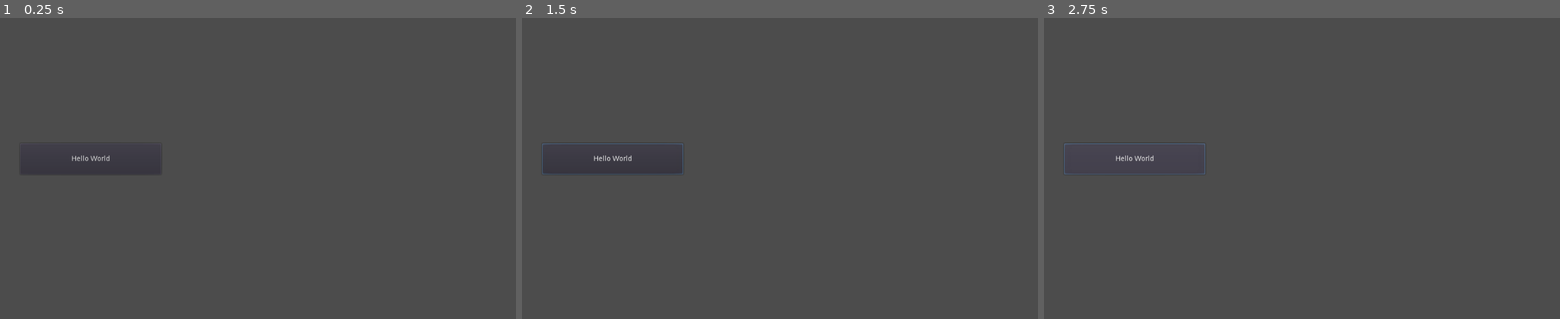
Above: before the commit, frames 1-3 (left to right).
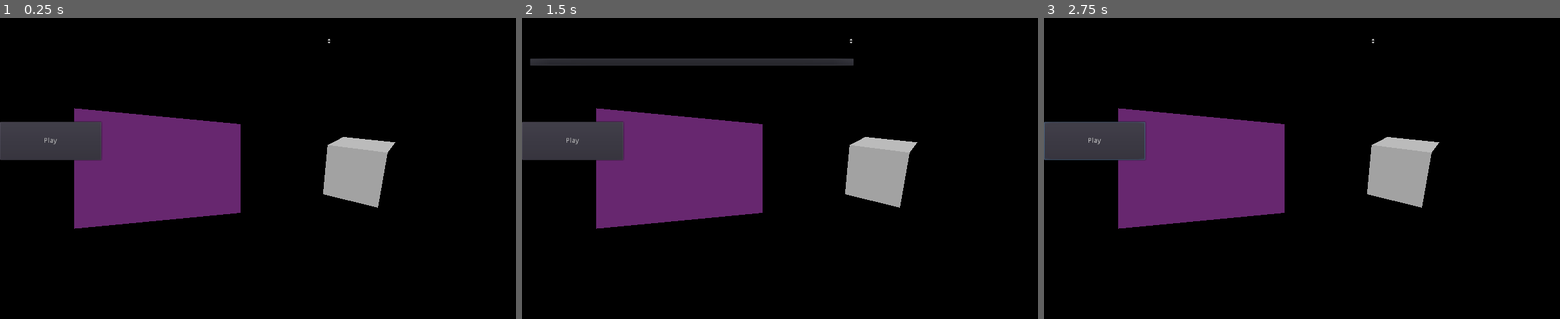
Above: after the commit, the same moments.

Repository: jetomit/godot-uvc-plugin
Game: Godot game, scene res://Main.tscn
Two runs of this game, one before a commit and one after it. Both use one fixed random seed, a clock stepped at 60 frames per second and the inputs below.
Inputs (mouse positions are in pixels of both pictures, inside the frame that each line leads up to):
- Up to frame 1 (0.25 s): no input
- Up to frame 2 (1.5 s): click "Hello World" (after the commit: "Play") at 0.5 s; click (692, 42) at 1.27 s
- Up to frame 3 (2.75 s): click "Hello World" (after the commit: "Play") at 2 s

The runs differ from the first frame. In frame 1, 98% of the frame differs, in the area x 0-100%, y 0-100%; in frame 2, 98%; in frame 3, 98%.
Error after the commit: Invalid call. Nonexistent function 'set_active' in base 'Nil'. (res://main.gd:91)

Commit message:
Hook up signals
Apparently there is just no way to access CameraServer from JNI code.
This implements native stuff as a gdnative plugin instead, and the
Android code just emits connected / disconnected signals.

Diff:
--- a/demo/Main.gd
+++ /dev/null
@@ -1,12 +0,0 @@
-extends Node2D
-
-var hello_world
-
-func _ready():
-	if Engine.has_singleton("Uvc"):
-		hello_world = Engine.get_singleton("Uvc")
-
-
-func _on_Button_pressed():
-	if hello_world:
-		print(hello_world.helloWorld())
--- a/demo/Main.tscn
+++ b/demo/Main.tscn
@@ -1,20 +1,91 @@
-[gd_scene load_steps=2 format=2]
+[gd_scene load_steps=11 format=2]
 
-[ext_resource path="res://Main.gd" type="Script" id=1]
+[ext_resource path="res://main.gd" type="Script" id=1]
+[ext_resource path="res://Fonts/DroidSerif-Regular.ttf" type="DynamicFontData" id=2]
+[ext_resource path="res://YCbCr.shader" type="Shader" id=3]
 
-[node name="Main" type="Node2D"]
+[sub_resource type="Environment" id=1]
+background_mode = 6
+ambient_light_sky_contribution = 0.0
+ssao_blur = 1
+
+[sub_resource type="CubeMesh" id=2]
+
+[sub_resource type="DynamicFont" id=3]
+resource_name = "LargeDroid"
+size = 48
+font_data = ExtResource( 2 )
+
+[sub_resource type="CameraTexture" id=4]
+camera_feed_id = 1
+which_feed = 1
+
+[sub_resource type="CameraTexture" id=5]
+camera_feed_id = 1
+
+[sub_resource type="ShaderMaterial" id=6]
+shader = ExtResource( 3 )
+shader_param/flip_horz = true
+shader_param/flip_vert = false
+shader_param/camera_y = SubResource( 5 )
+shader_param/camera_CbCr = SubResource( 4 )
+
+[sub_resource type="QuadMesh" id=7]
+material = SubResource( 6 )
+size = Vector2( 1.5, 1 )
+
+[node name="Spatial" type="Spatial"]
 script = ExtResource( 1 )
 
+[node name="Camera" type="Camera" parent="."]
+transform = Transform( 1, 0, 0, 0, 1, 0, 0, 0, 1, 0, 0, 1.63313 )
+environment = SubResource( 1 )
+fov = 65.0
+near = 0.1
+
+[node name="DirectionalLight" type="DirectionalLight" parent="."]
+transform = Transform( 0.693434, 0.41782, -0.587006, 0, 0.814697, 0.579886, 0.720521, -0.402113, 0.564939, 0, 1.76843, 0 )
+shadow_bias = 1.0
+directional_shadow_normal_bias = 0.2
+
+[node name="Cube" type="MeshInstance" parent="."]
+transform = Transform( 0.817537, 0, -0.575876, -0.178954, 0.950491, -0.25405, 0.547365, 0.310751, 0.777062, 3.97921, 0, -7.71599 )
+mesh = SubResource( 2 )
+material/0 = null
+
+[node name="FPS" type="Label" parent="."]
+margin_left = 16.0
+margin_top = 86.0
+margin_right = 201.0
+margin_bottom = 143.0
+custom_fonts/font = SubResource( 3 )
+text = "FPS"
+__meta__ = {
+"_edit_use_anchors_": false
+}
+
+[node name="CameraFeeds" type="OptionButton" parent="."]
+margin_left = 13.0
+margin_top = 15.0
+margin_right = 661.0
+margin_bottom = 78.0
+focus_mode = 0
+custom_fonts/font = SubResource( 3 )
+enabled_focus_mode = 0
+flat = true
+
+[node name="MeshInstance" type="MeshInstance" parent="."]
+transform = Transform( 0.88365, 0, 0.468149, 0, 1, 0, -0.468149, 0, 0.88365, -0.860442, 0, -0.678389 )
+mesh = SubResource( 7 )
+material/0 = null
+
 [node name="Button" type="Button" parent="."]
-anchor_top = 0.5
-anchor_right = 1.0
-anchor_bottom = 0.5
-margin_left = 40.0
-margin_top = 250.0
-margin_right = 320.0
-margin_bottom = 312.0
-text = "Hello World"
+margin_top = 207.0
+margin_right = 201.0
+margin_bottom = 283.0
+text = "Play"
 __meta__ = {
-"_edit_use_anchors_": true
+"_edit_use_anchors_": false
 }
+[connection signal="item_selected" from="CameraFeeds" to="." method="_on_CameraFeeds_item_selected"]
 [connection signal="pressed" from="Button" to="." method="_on_Button_pressed"]
--- /dev/null
+++ b/demo/YCbCr.shader
@@ -0,0 +1,32 @@
+shader_type spatial;
+
+uniform sampler2D camera_y;
+uniform sampler2D camera_CbCr;
+
+uniform bool flip_horz = false;
+uniform bool flip_vert = false;
+
+void vertex() {
+	if (flip_horz) {
+		UV.x = 1.0 - UV.x;
+	}
+	if (flip_vert) {
+		UV.y = 1.0 - UV.y;
+	}
+}
+
+void fragment() {
+	vec3 color;
+	color.r = texture(camera_y, UV).r;
+	color.gb = texture(camera_CbCr, UV).rg - vec2(0.5, 0.5);
+
+	// YCbCr -> SRGB conversion
+	// Using BT.709 which is the standard for HDTV
+	color.rgb = mat3(
+						vec3(1.00000, 1.00000, 1.00000),
+						vec3(0.00000, -0.18732, 1.85560),
+						vec3(1.57481, -0.46813, 0.00000)) *
+				color.rgb;
+
+	ALBEDO = color;
+}
--- /dev/null
+++ b/demo/main.gd
@@ -0,0 +1,91 @@
+#extends Node2D
+#
+#var hello_world
+#
+#func _ready():
+#	if Engine.has_singleton("Uvc"):
+#		hello_world = Engine.get_singleton("Uvc")
+#
+#
+#func _on_Button_pressed():
+#	if hello_world:
+#		print(hello_world.helloWorld())
+#
+#func _on_Button2_pressed():
+#	if hello_world:
+#		print(hello_world.foo())
+
+
+extends Spatial
+
+var camera_feeds = Array()
+var current_camera_feed = null
+
+func update_cameras(p_id):
+	var found = false
+
+	$CameraFeeds.clear()
+	camera_feeds = CameraServer.feeds()
+
+	for feed in camera_feeds:
+		var id = $CameraFeeds.get_item_count() + 1
+		var name = feed.get_name()
+		$CameraFeeds.add_item(name, id)
+
+		print("Added " + name + " at " + str(id))
+
+		if (feed == current_camera_feed):
+			$CameraFeeds.selected = id
+			$CameraFeeds.text = name
+			found = true
+
+	# no active camera or our camera was unplugged
+	if (!found and camera_feeds.size() > 0):
+		current_camera_feed = camera_feeds[0]
+		$CameraFeeds.selected = 1
+		$CameraFeeds.text = current_camera_feed.get_name()
+
+		# and make it active!
+		#current_camera_feed.set_active(true);
+
+		# and update our environment
+		$Camera.get_environment().background_camera_feed_id = current_camera_feed.get_id()
+
+		print("Current camera: " + current_camera_feed.get_name() + ", " + str(current_camera_feed.get_transform()))
+
+func _on_CameraFeeds_item_selected( id ):
+	print("Selecting " + str(id))
+	var new_camera_feed = camera_feeds[id]
+	if (current_camera_feed != new_camera_feed):
+		# make the old one inactive
+		#current_camera_feed.set_active(false);
+
+		# make the new one active
+		current_camera_feed = new_camera_feed
+		#current_camera_feed.set_active(true);
+
+		# and update our environment
+		$Camera.get_environment().background_camera_feed_id = current_camera_feed.get_id()
+
+		print("Current camera: " + current_camera_feed.get_name() + ", " + str(current_camera_feed.get_transform()))
+
+func _ready():
+	update_cameras(0)
+
+	if current_camera_feed:
+		print("Current camera: " + current_camera_feed.get_name() + ", " + str(current_camera_feed.get_transform()))
+
+	# if we add or remove a camera, make sure we update our cameras
+	CameraServer.connect("camera_feed_added", self, "update_cameras")
+	CameraServer.connect("camera_feed_removed", self, "update_cameras")
+
+func _process(delta):
+	$FPS.set_text("FPS: " + String(Engine.get_frames_per_second()))
+
+	if (Input.is_key_pressed(KEY_ESCAPE)):
+		get_tree().quit()
+
+
+
+func _on_Button_pressed():
+	current_camera_feed.set_active(true);
--- a/demo/project.godot
+++ b/demo/project.godot
@@ -19,6 +19,15 @@
 run/main_scene="res://Main.tscn"
 config/icon="res://icon.png"
 
+[debug]
+
+settings/stdout/verbose_stdout=true
+gdscript/warnings/exclude_addons=false
+
+[gdnative]
+
+singletons=[  ]
+
 [rendering]
 
 quality/driver/driver_name="GLES2"
Not shown, changed: CMakeLists.txt
Not shown, changed: GodotAndroidUVC.gdap
Not shown, added: src/gdscript/simple.cpp
Not shown, added: src/main/assets/assets
Not shown, added: src/main/assets/godot/plugin/v1/Uvc/guvc.gdnlib
Not shown, added: src/main/assets/godot/plugin/v1/Uvc/guvc.gdns
Not shown, added: src/main/assets/godot/plugin/v1/Uvc/libs/arm64-v8a/libguvc.so
Not shown, added: src/main/assets/godot/plugin/v1/Uvc/libs/armeabi-v7a/libguvc.so
Not shown, changed: src/main/cpp/jni/uvc_plugin_jni.cpp
Not shown, changed: src/main/java/org/eyeskills/godot/plugin/android/uvc/UvcPlugin.java
